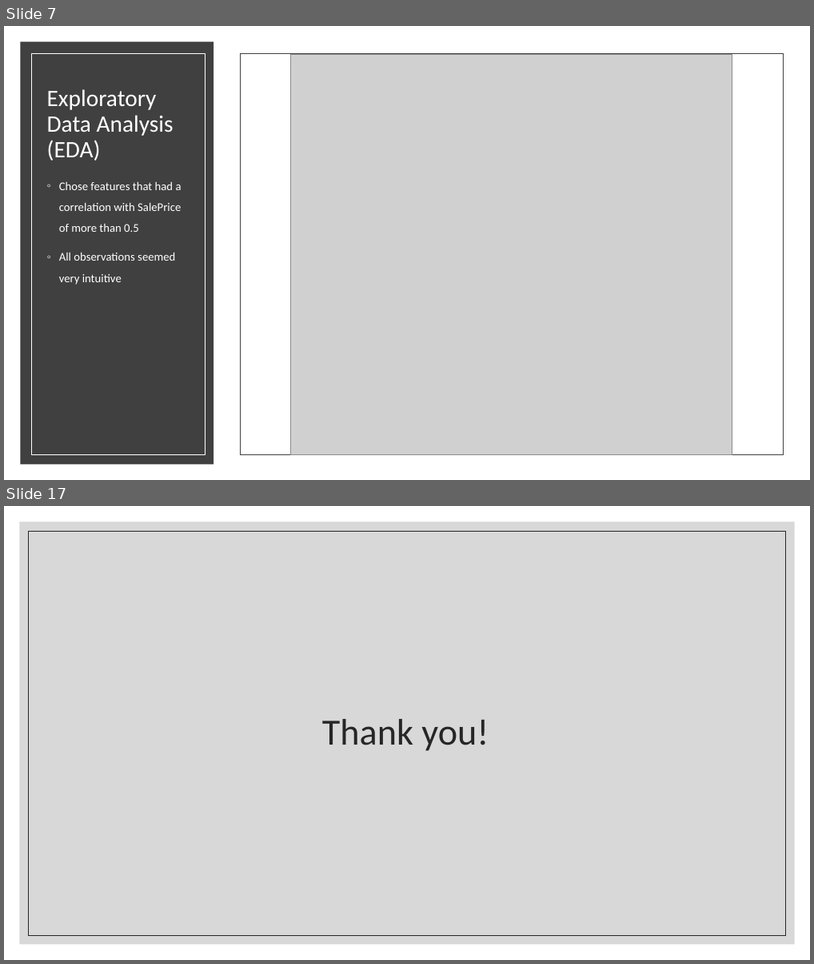
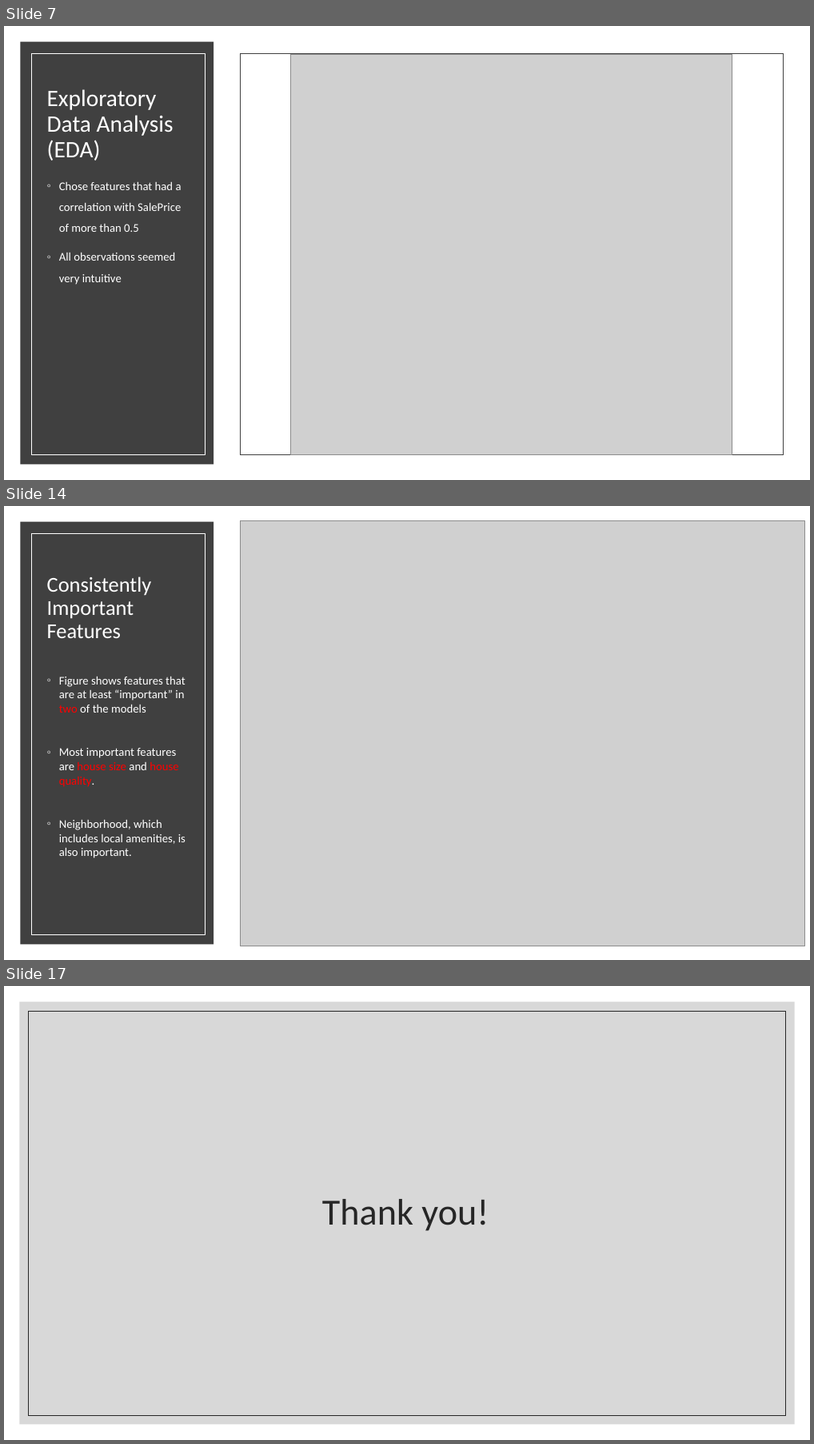
Before and after one commit to WilliamJHan/AmesHousePriceML, a slide deck: Ames House Price Prediction.pptx. Shown one above the other, each under a label of ours: slides 7 and 17 before the commit, slides 7, 14 and 17 after it; the slides between them are not shown. The pictures are 814x964 and 814x1444 pixels, drawn with LibreOffice and Linux fonts; fonts in the diff are those of the drawing; grey boxes stand for pictures. Boxes give left, top, right and bottom in pixels: in the first picture for what was removed or moved away, otherwise in the second. Text is boxed around its words. In the diff, an @@ line names an element or a change of style, - is before the commit and + after.

```diff
--- a/Ames House Price Prediction.pptx
+++ b/Ames House Price Prediction.pptx
@@ slide 14 added at [4, 506, 810, 960], background #000000 @@
@@ rectangle added at [4, 506, 810, 960], fill #FFFFFF @@
@@ rectangle added at [20, 522, 214, 944], fill #404040 @@
@@ picture added at [240, 520, 805, 946] @@
@@ rectangle added at [32, 533, 205, 934], outline #FFFFFF 0.5 pt @@
@@ rectangle added at [240, 533, 783, 934], outline #404040 0.5 pt @@
@@ title added at [47, 576, 152, 638], 25.2 pt, text #FFFFFF @@
+Consistently Important Features
@@ text added at [59, 676, 186, 858], 14 pt, text #FFFFFF @@
+◦ Figure shows features that are at least “important” in two of the models
+◦ Most important features are house size and house quality.
+◦ Neighborhood, which includes local amenities, is also important.
```
Also in this commit, not shown: 6 slides changed, 3 other slides added, 4 slides removed, 19 other files.
